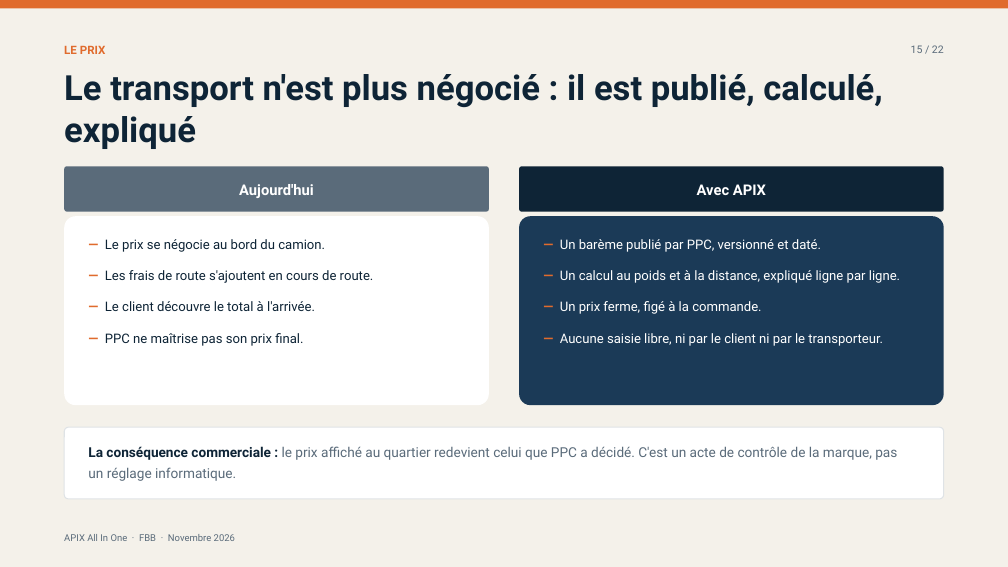
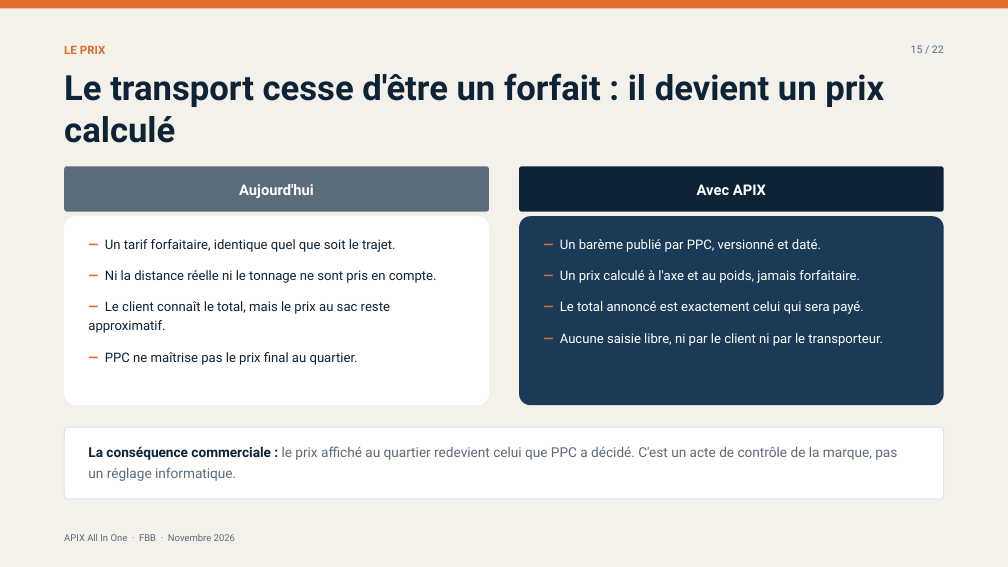
Before and after one commit to dilevembamu12/fbb-ppc-apix, a slide deck: slide 15 of dist/pptx/APIX-All-In-One-Presentation-PPC.pptx. Drawn at 1008x567 pixels with LibreOffice and Linux fonts; fonts in the diff are those of the drawing. Boxes give left, top, right and bottom in pixels: in the first picture for what was removed or moved away, otherwise in the second. Text is boxed around its words. In the diff, an @@ line names an element or a change of style, - is before the commit and + after.

Commit message:
Ajoute la version reunion 12 diapositives et corrige le discours tarifaire et le groupage
Corrections demandees :
- prix du transport : un forfait sans calculateur integrant trajet et poids (et non une negociation au bord du camion)
- le client connait deja le total, c'est le prix au sac qui reste approximatif
- groupage : arbitrage a l'expiration = engin plus petit, report jusqu'au remplissage, remboursement sur demande

Ajouts :
- outils/build_pptx_reunion.py : 12 diapositives (regle 10/20/30) + 5 annexes
- maquettes d'interface natives (client, chauffeur, back-office, calculateur de transport), sans aucune capture tierce
- README : deux versions documentees, licences et limites

```diff
--- a/dist/pptx/APIX-All-In-One-Presentation-PPC.pptx
+++ b/dist/pptx/APIX-All-In-One-Presentation-PPC.pptx
@@ text at box(64, 73, 884, 143): text changed @@
-Le transport n'est plus négocié : il est publié, calculé, expliqué
+Le transport cesse d'être un forfait : il devient un prix calculé
@@ text at box(88, 239, 437, 365): text changed @@
-— Le prix se négocie au bord du camion.
-— Les frais de route s'ajoutent en cours de route.
-— Le client découvre le total à l'arrivée.
-— PPC ne maîtrise pas son prix final.
+— Un tarif forfaitaire, identique quel que soit le trajet.
+— Ni la distance réelle ni le tonnage ne sont pris en compte.
+— Le client connaît le total, mais le prix au sac reste approximatif.
+— PPC ne maîtrise pas le prix final au quartier.
@@ text at box(560, 270, 864, 314): text changed @@
-— Un calcul au poids et à la distance, expliqué ligne par ligne.
-— Un prix ferme, figé à la commande.
+— Un prix calculé à l'axe et au poids, jamais forfaitaire.
+— Le total annoncé est exactement celui qui sera payé.
```
Also in this commit, not shown: 1 other slide changed, 19 other files.
